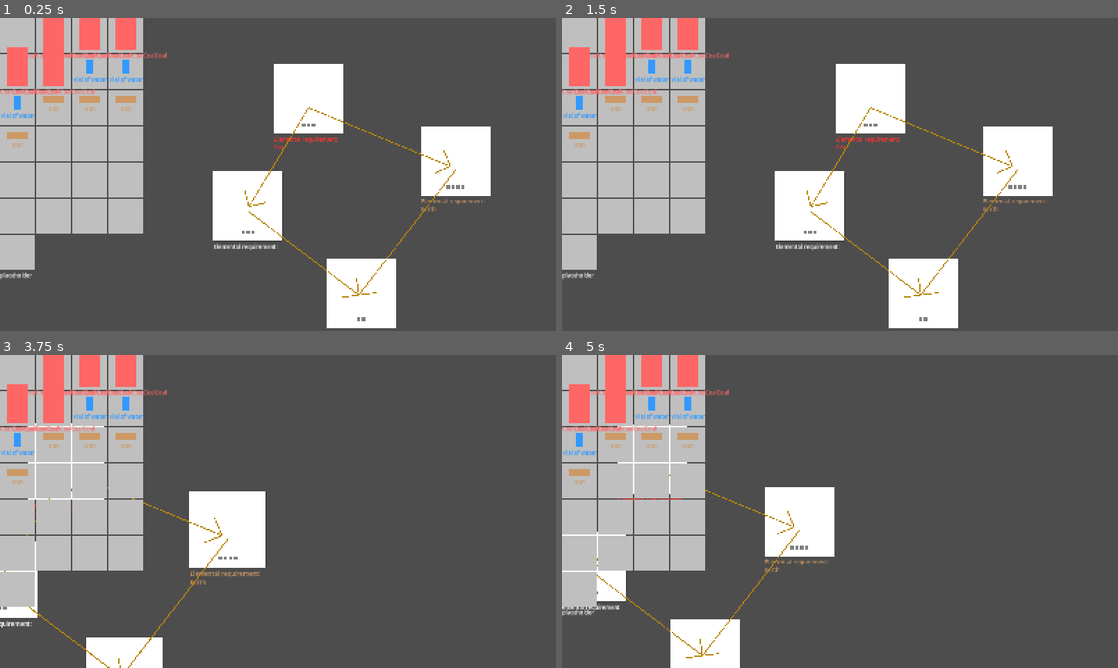
Above: before the commit, frames 1-4 (two rows, left to right).
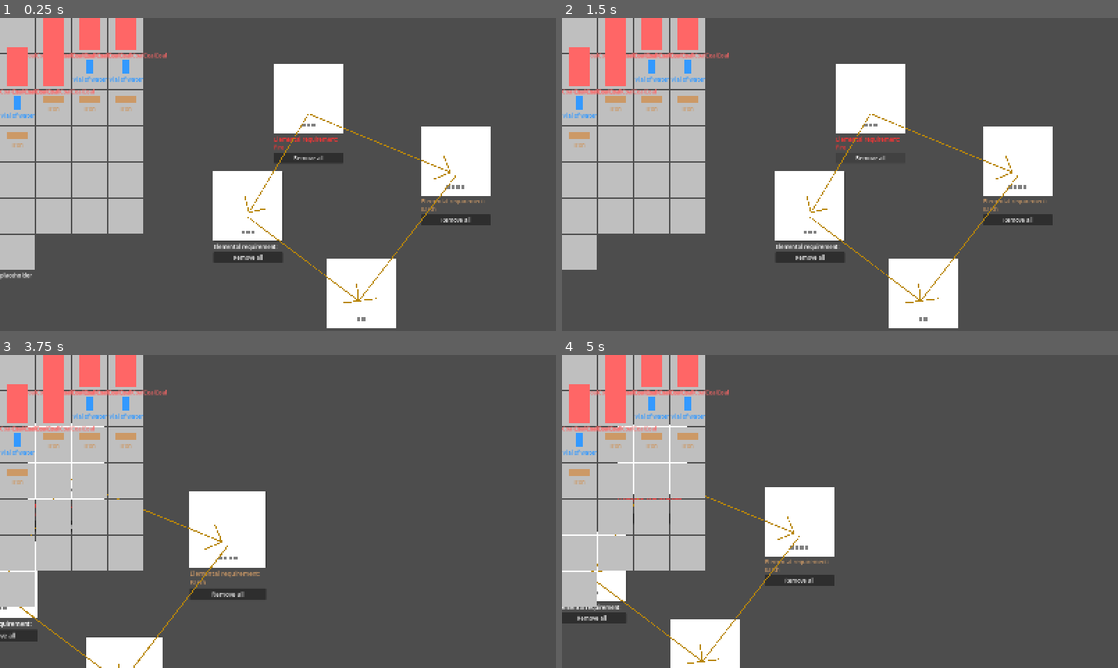
Above: after the commit, the same moments.

Repository: sandsq/atelier-crafting_mockup
Game: Godot game, scene res://crafting_screen.tscn
The game is run twice, just before and just after one commit, with the same random seed, the same clock (stepped at 60 frames per second) and the same inputs.
Inputs (mouse positions are in pixels of both pictures, inside the frame that each line leads up to):
- Up to frame 1 (0.25 s): no input
- Up to frame 2 (1.5 s): click (873, 158) at 0.5 s, where only the run after the commit has a clickable "Remove all"; click (873, 158) at 1.25 s, where only the run after the commit has a clickable "Remove all"
- Up to frame 3 (3.75 s): click (311, 495) at 2 s, where only the run after the commit has a clickable "Remove all"; tap Enter at 2.75 s; move the mouse to (400, 495) at 2.77 s; hold Middle mouse button (camera_grab) 2.78-3.53 s; tap Space at 3.5 s; move the mouse to (166, 527) at 3.52 s; tap Mouse wheel up (zoom_in) at 3.6 s
- Up to frame 4 (5 s): tap Enter at 4.25 s; move the mouse to (895, 442) at 4.27 s; tap Mouse wheel down (zoom_out) at 4.35 s

The runs differ from the first frame. In frame 1, 2.0% of the frame differs, in the area x 38-89%, y 28-92%; in frame 2, 1.7%; in frame 3, 1.2%; in frame 4, 1.4%.

Commit message:
recipe node: add button that removes materials and places them back in inventory

Diff:
--- a/crafting_material_info.gd
+++ b/crafting_material_info.gd
@@ -10,3 +10,4 @@
 @export var element: Elements.Elements
 @export var elemental_contribution: int = 1
 @export var size: int = 1 ## workbench has a maximum total size as a constraint
+@export var passive_buff: String = ""
--- a/crafting_screen.gd
+++ b/crafting_screen.gd
@@ -1,25 +1,33 @@
 extends Control
+
 
 var bonuses_by_stat: Dictionary[Stats.WeaponStats, int]
 
 @onready var recipe = $Control/Recipe
+@onready var inventory = $CanvasLayer/VBoxContainer/Inventory
 ## should have label corresponding to every stat, that way updates can be per stat. But for simplicity, just delete and recreate labels every time
 @onready var item_stats_container = $CanvasLayer/VBoxContainer/ItemStats
 
 func _ready() -> void:
 	recipe.bonuses_changed.connect(_on_bonuses_changed)
+	var recipe_nodes = recipe.return_all_recipe_nodes()
+	for recipe_node in recipe_nodes:
+		recipe_node.remove_all_pressed.connect(_on_recipe_node_materials_removed)
 
 
 func _on_bonuses_changed(bonuses: Dictionary[RecipeNode, WeaponBonus]):
 	bonuses_by_stat.clear()
 	for node in bonuses:
 		var weapon_bonus = bonuses[node]
-		var bonus_stat = weapon_bonus.stat
-		var bonus_amount = weapon_bonus.bonus_amount
-		if bonus_stat not in bonuses_by_stat.keys():
-			bonuses_by_stat[bonus_stat] = bonus_amount
+		if weapon_bonus == null:
+			pass
 		else:
-			bonuses_by_stat[bonus_stat] += bonus_amount
+			var bonus_stat = weapon_bonus.stat
+			var bonus_amount = weapon_bonus.bonus_amount
+			if bonus_stat not in bonuses_by_stat.keys():
+				bonuses_by_stat[bonus_stat] = bonus_amount
+			else:
+				bonuses_by_stat[bonus_stat] += bonus_amount
 
 	for label_child in item_stats_container.get_children():
 		label_child.queue_free()
@@ -28,3 +36,8 @@
 		## this will be integers because the enums don't have names. fix this later
 		stat_label.text = "%s: +%s" % [bonus_stat, bonuses_by_stat[bonus_stat]]
 		item_stats_container.add_child(stat_label)
+
+func _on_recipe_node_materials_removed(node: RecipeNode, materials: Array[CraftingMaterial]):
+	print("node %s removd all materials" % node)
+	for crafting_material in materials:
+		inventory.place_item_in_next_slot(crafting_material)
--- a/inventory/inventory.gd
+++ b/inventory/inventory.gd
@@ -28,3 +28,11 @@
 		grid_container.add_child(inventory_slot)
 		if i < items.size():
 			inventory_slot.display_item_in_holder(items[i])
+
+func place_item_in_next_slot(item: CraftingMaterial):
+	for slot in grid_container.get_children():
+		if slot.item_holder.get_children().size() == 0:
+			slot.display_item_in_holder(item)
+			break
+
+	print("inventory ran out of space, placeholder to deal with it")
--- a/inventory/inventory_slot.gd
+++ b/inventory/inventory_slot.gd
@@ -1,7 +1,7 @@
 extends Control
 
 
-var item_being_held: CraftingMaterial
+var item_being_dragged: CraftingMaterial
 
 @onready var item_holder = $PanelContainer/ItemHolder
 
@@ -14,18 +14,26 @@
 		return null
 
 	var item = item_holder.get_child(0) as CraftingMaterial
-	item_being_held = item
+	item_being_dragged = item
 	print("dragging %s" % item)
 	var preview = Control.new()
-	var preview_icon = item_being_held.icon.duplicate()
+	var preview_icon = item_being_dragged.icon.duplicate()
 	preview.add_child(preview_icon)
 	set_drag_preview(preview)
-	item_being_held.modulate.a = 0.0
+	item_being_dragged.modulate.a = 0.0
 
 	return {"item": item, "source_slot": self}
+
+func _can_drop_data(at_position: Vector2, data: Variant) -> bool:
+	if item_being_dragged != null:
+		return false
+	if not data.item is CraftingMaterial:
+		return false
+
+	return true
 
 func _notification(what: int) -> void:
 	match what:
 		NOTIFICATION_DRAG_END:
-			if item_being_held != null:
-				item_being_held.modulate.a = 1.0
+			if item_being_dragged != null:
+				item_being_dragged.modulate.a = 1.0
--- /dev/null
+++ b/materials/item.gd
@@ -0,0 +1,3 @@
+extends Node2D
+
+@export var item_info: ItemInfo
--- /dev/null
+++ b/materials/item.tscn
@@ -0,0 +1,6 @@
+[gd_scene format=3 uid="uid://byrlmfod7rt0r"]
+
+[ext_resource type="Script" uid="uid://cf1g1ukhq80j8" path="res://materials/item.gd" id="1_7u1lv"]
+
+[node name="Item" type="Node2D" unique_id=2095021968]
+script = ExtResource("1_7u1lv")
--- /dev/null
+++ b/materials/item_info.gd
@@ -0,0 +1,9 @@
+extends Resource
+class_name ItemInfo
+
+@export var name: String
+@export var slash_bonus: int
+@export var stab_bonus: int
+@export var crush_bonus: int
+@export var damage_bonus: int
+@export var passives: Array[String]
--- /dev/null
+++ b/materials/item_info.tres
@@ -0,0 +1,6 @@
+[gd_resource type="Resource" script_class="item_info" format=3 uid="uid://vu5aopvhrjcy"]
+
+[ext_resource type="Script" uid="uid://cgutkyvxgo0nu" path="res://materials/item_info.gd" id="1_728sw"]
+
+[resource]
+script = ExtResource("1_728sw")
--- /dev/null
+++ b/materials/sword.tscn
@@ -0,0 +1,12 @@
+[gd_scene format=3 uid="uid://dfst4m7pytg0m"]
+
+[ext_resource type="PackedScene" uid="uid://byrlmfod7rt0r" path="res://materials/item.tscn" id="1_8gmkd"]
+[ext_resource type="Script" uid="uid://cgutkyvxgo0nu" path="res://materials/item_info.gd" id="2_f6ntv"]
+
+[sub_resource type="Resource" id="Resource_y0wwv"]
+script = ExtResource("2_f6ntv")
+name = "Sword"
+metadata/_custom_type_script = "uid://cgutkyvxgo0nu"
+
+[node name="Sword" unique_id=2095021968 instance=ExtResource("1_8gmkd")]
+item_info = SubResource("Resource_y0wwv")
--- a/recipe/recipe.gd
+++ b/recipe/recipe.gd
@@ -13,6 +13,9 @@
 		recipe_nodes.bonus_changed.connect(_on_bonus_changed)
 
 
+func return_all_recipe_nodes():
+	return recipe_node_holder.get_children()
+
 func _on_bonus_changed(node: RecipeNode, bonus: WeaponBonus):
 	bonuses[node] = bonus
 	emit_signal("bonuses_changed", bonuses)
--- a/recipe/recipe_node.gd
+++ b/recipe/recipe_node.gd
@@ -3,7 +3,9 @@
 
 ## when a node is completed, send itself in the signal. The node that has this as a prereq will be notified which prereq has been completed and the corresponding arrow will turn green.
 signal node_completed(node: RecipeNode)
+signal node_uncompleted(node: RecipeNode)
 signal bonus_changed(node: RecipeNode, new_bonus: WeaponBonus)
+signal remove_all_pressed(node: RecipeNode, materials: Array[CraftingMaterial])
 
 ## at >= fill_thresholds[0] of an element put into this node, give the first tier of stats. At >= fill_thresholds[1] of an element, give the second tier of bonuses. Etc.
 @export var fill_thresholds: Array[int] = [1, 3]
@@ -22,8 +24,10 @@
 			emit_signal("node_completed", self)
 		else:
 			background.color = Color(1.0, 1.0, 1.0)
+			emit_signal("node_uncompleted", self)
 ## Track which prereq corresponds to which arrow. See signal node_completed.
 var prereq_to_line: Dictionary[RecipeNode, Line2D]
+var can_remove_items: Dictionary[RecipeNode, bool]
 
 @onready var background = $VBoxContainer/PanelContainer/Background
 @onready var material_holder = $VBoxContainer/PanelContainer/MarginContainer/VBoxContainer/MaterialHolder
@@ -58,6 +62,7 @@
 		prereq_to_line[prereq] = prereq_line
 		# A node will receive a signal from a prereq when that prereq is completed. This way, because nodes draw their prereqs' arrows, we can look up the prereq and its corresponding arrow and change the color
 		prereq.node_completed.connect(_on_node_completed)
+		prereq.node_uncompleted.connect(_on_node_uncompleted)
 
 
 func draw_arrow_from_prereq(prereq: RecipeNode):
@@ -94,6 +99,21 @@
 		if crafting_materials_in_node.size() == fill_threshold:
 			emit_signal("bonus_changed", self, stats_at_thresholds[i])
 			break
+
+	for prereq in prerequisites:
+		prereq.can_remove_items[self] = false
+
+func remove_crafting_materials_from_node():
+	for child in material_holder.get_children():
+		material_holder.remove_child(child)
+	for fill_indicator in fill_indicator_holder.get_children():
+		fill_indicator.color = Color(0.5, 0.5, 0.5)
+	is_complete = false
+	# crafting_materials_in_node = []
+	emit_signal("bonus_changed", self, null)
+
+	for prereq in prerequisites:
+		prereq.can_remove_items[self] = true
 
 func return_node_stats():
 	pass
@@ -133,3 +153,17 @@
 func _on_node_completed(node: RecipeNode):
 	print("node %s's prereq of %s has been completed" % [self, node])
 	prereq_to_line[node].default_color = Color.SEA_GREEN
+
+func _on_node_uncompleted(node: RecipeNode):
+	prereq_to_line[node].default_color = Color.DARK_GOLDENROD
+
+func _on_button_pressed() -> void:
+	for node in can_remove_items.keys():
+		if not can_remove_items[node]:
+			print("can't remove items because prereq %s has items in it" % node)
+			return
+
+	print("need to handle situations where one node is a prereq for multiple other nodes, as once one postreq is cleared, the prereq is as well")
+	remove_crafting_materials_from_node()
+	emit_signal("remove_all_pressed", self, crafting_materials_in_node)
+	crafting_materials_in_node.clear()
--- a/recipe/recipe_node.tscn
+++ b/recipe/recipe_node.tscn
@@ -46,3 +46,9 @@
 layout_mode = 2
 text = "Elemental requirement:"
 fit_content = true
+
+[node name="Button" type="Button" parent="VBoxContainer" unique_id=1979334904]
+layout_mode = 2
+text = "Remove all"
+
+[connection signal="pressed" from="VBoxContainer/Button" to="." method="_on_button_pressed"]
Not shown, added: materials/item.gd.uid
Not shown, added: materials/item_info.gd.uid
